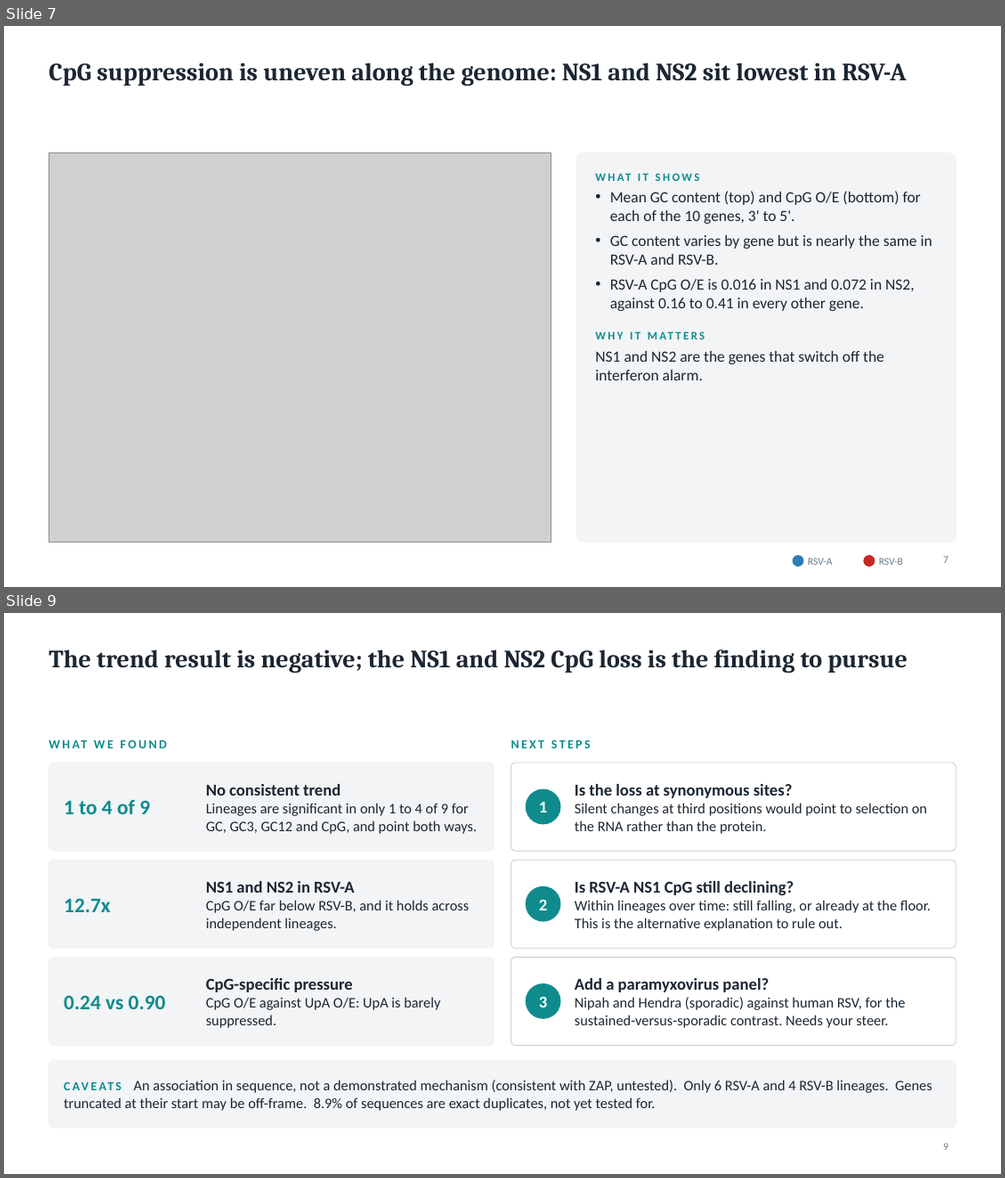
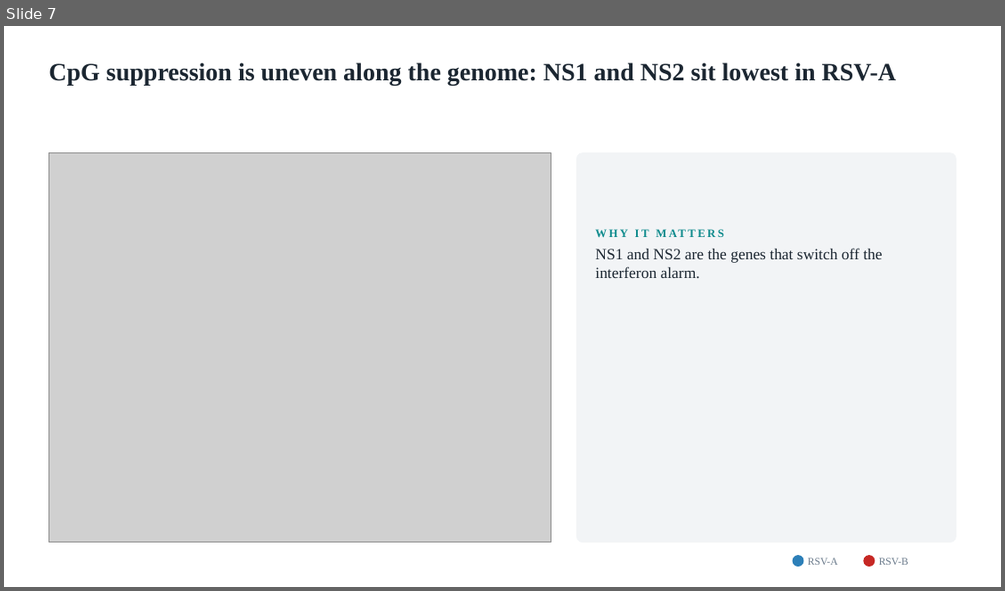
Before and after one commit to Wlimni/RSV, a slide deck: docs/RSV_Results_Update.pptx. Shown one above the other, each under a label of ours: slides 7 and 9 before the commit, slide 7 after it; the slides between them are not shown. The pictures are 1005x1178 and 1005x591 pixels, drawn with LibreOffice and Linux fonts; fonts in the diff are those of the drawing; grey boxes stand for pictures. Boxes give left, top, right and bottom in pixels: in the first picture for what was removed or moved away, otherwise in the second. Text is boxed around its words. In the diff, an @@ line names an element or a change of style, - is before the commit and + after.

```diff
--- a/docs/RSV_Results_Update.pptx
+++ b/docs/RSV_Results_Update.pptx
@@ slide 9 removed at [4,613,1001,1174], background #FFFFFF @@
@@ title removed at [48,649,907,673] @@
-The trend result is negative; the NS1 and NS2 CpG loss is the finding to pursue
@@ text removed at [48,732,494,755] @@
-WHAT WE FOUND
@@ text removed at [511,740,591,748] @@
-NEXT STEPS
@@ rounded rectangle removed at [48,763,494,851] @@
@@ rounded rectangle removed at [511,763,956,851] @@
@@ text removed at [64,799,150,814] @@
-1 to 4 of 9
@@ text removed at [206,784,477,834] @@
-No consistent trend
-Lineages are significant in only 1 to 4 of 9 for GC, GC3, GC12 and CpG, and point both ways.
@@ ellipse removed at [526,789,560,824] @@
@@ text removed at [574,784,927,834] @@
-Is the loss at synonymous sites?
-Silent changes at third positions would point to selection on the RNA rather than the protein.
@@ text removed at [539,802,547,812] @@
-1
@@ rounded rectangle removed at [48,860,494,948] @@
@@ rounded rectangle removed at [511,860,956,948] @@
@@ text removed at [64,898,110,912] @@
-12.7x
@@ text removed at [206,881,469,931] @@
-NS1 and NS2 in RSV-A
-CpG O/E far below RSV-B, and it holds across independent lineages.
@@ ellipse removed at [526,887,560,921] @@
@@ text removed at [539,899,547,910] @@
-2
@@ text removed at [574,881,930,931] @@
-Is RSV-A NS1 CpG still declining?
-Within lineages over time: still falling, or already at the floor. This is the alternative explanation to rule out.
@@ rounded rectangle removed at [48,957,494,1046] @@
@@ rounded rectangle removed at [511,957,956,1046] @@
@@ text removed at [206,978,440,1028] @@
-CpG-specific pressure
-CpG O/E against UpA O/E: UpA is barely suppressed.
@@ ellipse removed at [526,984,560,1018] @@
@@ text removed at [574,978,905,1028] @@
-Add a paramyxovirus panel?
-Nipah and Hendra (sporadic) against human RSV, for the sustained-versus-sporadic contrast. Needs your steer.
@@ text removed at [64,995,166,1009] @@
-0.24 vs 0.90
@@ text removed at [539,997,547,1007] @@
-3
@@ rounded rectangle removed at [48,1060,956,1127] @@
@@ text removed at [64,1079,932,1111] @@
-CAVEATS An association in sequence, not a demonstrated mechanism (consistent with ZAP, untested). Only 6 RSV-A and 4 RSV-B lineages. Genes truncated at their start may be off-frame. 8.9% of sequences are exact duplicates, not yet tested for.
@@ page number removed at [943,1143,948,1150] @@
-9
@@ slide 7 changed as well @@
@@ title "CpG suppression is uneven along ..." at [48,62,896,86]: font Cambria to Times New Roman @@
@@ font Calibri to Times New Roman in 3 elements at [808,557,838,564], [879,557,908,564], [595,248,882,278] @@
@@ text at [610,191,932,311]: paragraphs removed @@
-WHAT IT SHOWS
-• Mean GC content (top) and CpG O/E (bottom) for each of the 10 genes, 3' to 5'.
-• GC content varies by gene but is nearly the same in RSV-A and RSV-B.
-• RSV-A CpG O/E is 0.016 in NS1 and 0.072 in NS2, against 0.16 to 0.41 in every other gene.
@@ page number removed at [943,556,948,563] @@
-7
```
Also in this commit, not shown: 7 other slides changed, 7 other files.
